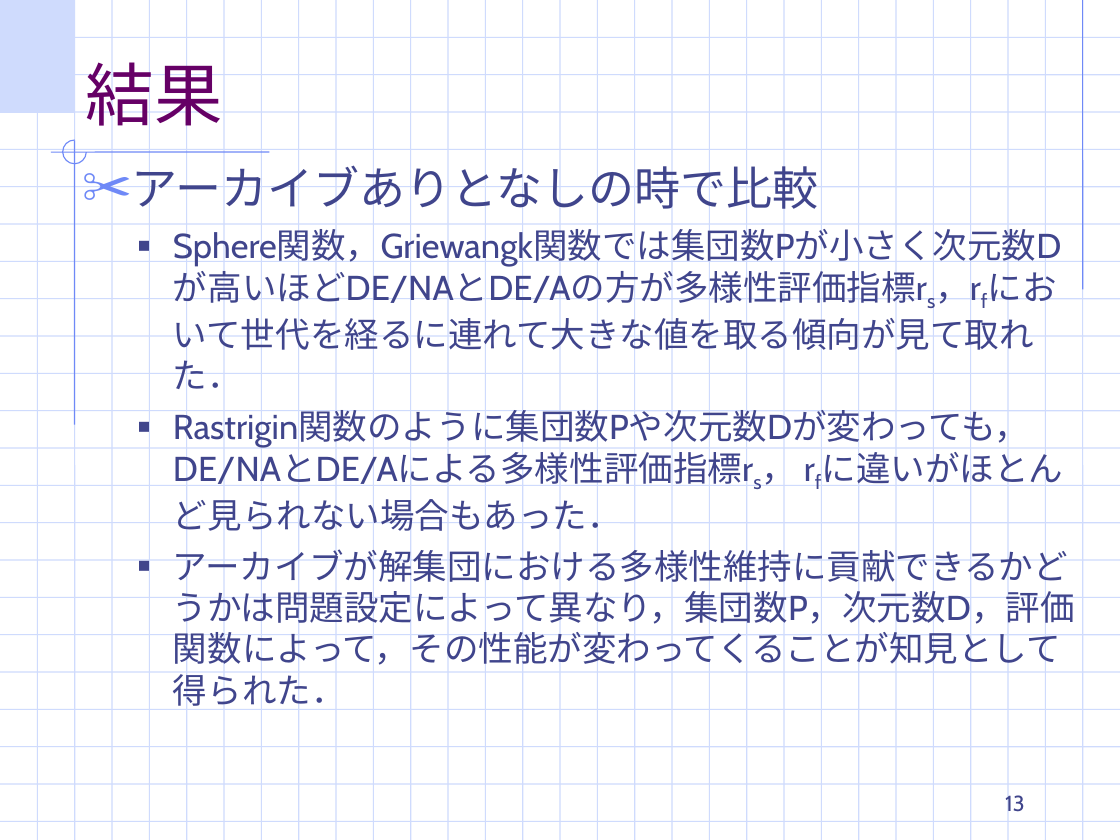
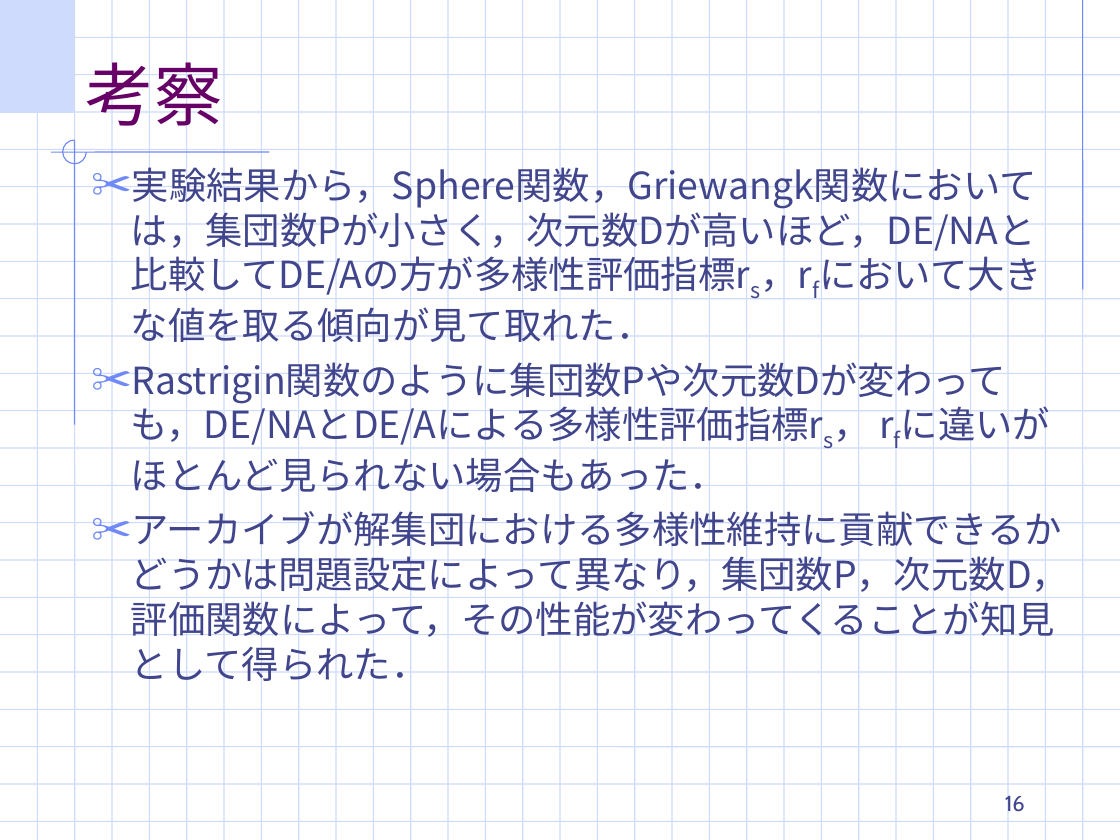
Before and after one commit to TakefumiYamamura/labolatry, a slide deck: slide 16 of 適応DE最終ゼミ発表.ppt (slide 13 before the commit). Drawn at 1120x840 pixels with LibreOffice and Linux fonts; fonts in the diff are those of the drawing; background and template pictures are left out. Boxes give left, top, right and bottom in pixels: in the first picture for what was removed or moved away, otherwise in the second. Text is boxed around its words. In the diff, an @@ line names an element or a change of style, - is before the commit and + after.

```diff
--- a/適応DE最終ゼミ発表.ppt
+++ b/適応DE最終ゼミ発表.ppt
@@ title at [86, 50, 223, 137]: text changed @@
-結果
+考察
@@ text at [131, 161, 1037, 254]: text changed; size 22.2 to 24 pt; font Cabin to Noto Sans CJK JP @@
-✂ アーカイブありとなしの時で比較
-  ■ Sphere関数，Griewangk関数では集団数Pが小さく次元数Dが高いほどDE/NAとDE/Aの方が多様性評価指標rs，rfにおいて世代を経るに連れて大きな値を取る傾向が見て取れた．
+✂ 実験結果から，Sphere関数，Griewangk関数においては，集団数Pが小さく，次元数Dが高いほど，DE/NAと比較してDE/Aの方が多様性評価指標rs，rfにおいて大きな値を取る傾向が見て取れた．
@@ text at [131, 401, 1069, 688]: size 22.2 to 24 pt, font Cabin to Noto Sans CJK JP in "Rastrigin関数のように集団数Pや次元数Dが変わっても，DE/NAとDE/Aによる多様性評価指標rs， rfに違い ...", "アーカイブが解集団における多様性維持に貢献できるかどうかは問題設定によって異なり，集団数P，次元数D，評価関数によって， ..."; bullet ■ to ✂; list level 2 to 1 in "Rastrigin関数のように集団数Pや次元数Dが変わっても，DE/NAとDE/Aによる多様性評価指標rs， rfに違い ..."; bullet colour #40458C to #6F89F7; list level 2 to 1 in "アーカイブが解集団における多様性維持に貢献できるかどうかは問題設定によって異なり，集団数P，次元数D，評価関数によって， ..." @@
@@ page number at [1005, 795, 1025, 812]: text changed @@
-13
+16
```
Also in this commit, not shown: 9 other slides changed, 4 slides added.
